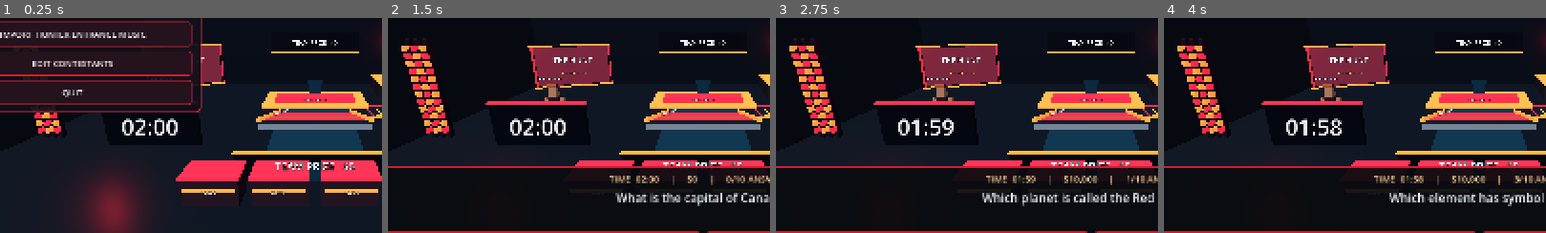
Above: before the commit, frames 1-4 (left to right).
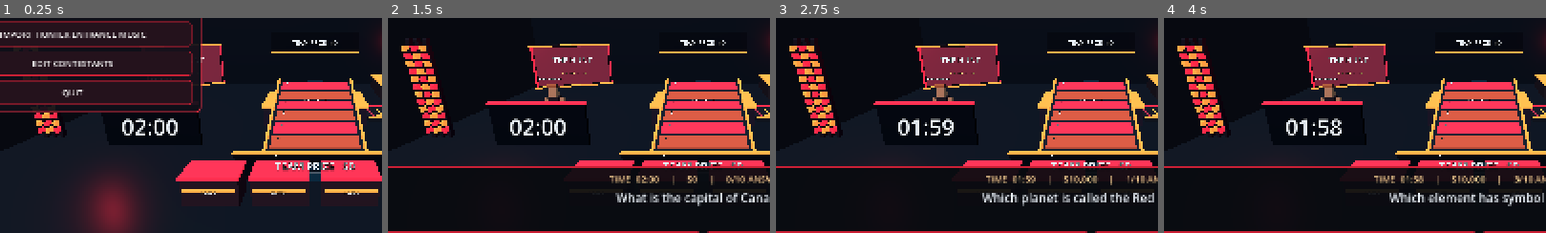
Above: after the commit, the same moments.

Repository: Becksploder2/The-Hunt
Game: Godot game, scene res://main.tscn
Same seed, same stepped clock (60 frames per second), same inputs: the game is played once before the commit and once after it.
Inputs:
- Up to frame 1 (0.25 s): no input
- Up to frame 2 (1.5 s): click "PLAY THE HUNT" at 0.5 s; click "START CASH BUILDER" at 1.25 s
- Up to frame 3 (2.75 s): click "A Ottawa" at 2 s
- Up to frame 4 (4 s): click "A Jupiter" at 2.75 s; click "A Five" at 3.5 s
The pictures show only the part of the screen within x 9-59%, y 30-80%; the shares and areas given below are measured in that part.

The runs differ from the first frame. In frame 1, 7.0% of the frame differs, in the area x 67-98%, y 28-73%; in frame 2, 6.9%; in frame 3, 6.9%; in frame 4, 6.9%.

Commit message:
Reverse chase table incline so elevated end faces the Hunter

Diff:
--- a/godot/main.gd
+++ b/godot/main.gd
@@ -626,13 +626,13 @@
  _box(studio,Vector3(5.2,0.32,1.3),Vector3(0,1.53,-4.05),RED,true)
  _text(studio,"HUNTER POSITION",Vector3(0,1.56,-3.35),43,0.004,WHITE)
  _seat(Vector3(0,0.75,-4.80))
- # Increased incline (16 degrees) and a 0.9m forward shift give the tabletop
- # a stronger Chase-like silhouette without shifting the host screens.
+ # Keep the 16-degree incline and forward shift; with positive X rotation,
+ # the rear (-Z) Hunter end is higher than the front (+Z) contestant end.
  _box(studio,Vector3(4.34,0.83,7.15),Vector3(0,0.77,0.83),BLUE)
  tilt_table=Node3D.new()
  tilt_table.name="SlopedChaseTable"
  tilt_table.position=Vector3(0,1.75,0.78)
- tilt_table.rotation_degrees.x=-16.0
+ tilt_table.rotation_degrees.x=16.0
  studio.add_child(tilt_table)
  _box(tilt_table,Vector3(4.52,0.21,7.55),Vector3.ZERO,Color("#8c9bac"))
  _box(tilt_table,Vector3(4.55,0.06,7.56),Vector3(0,0.14,0),Color("#1a2231"))
